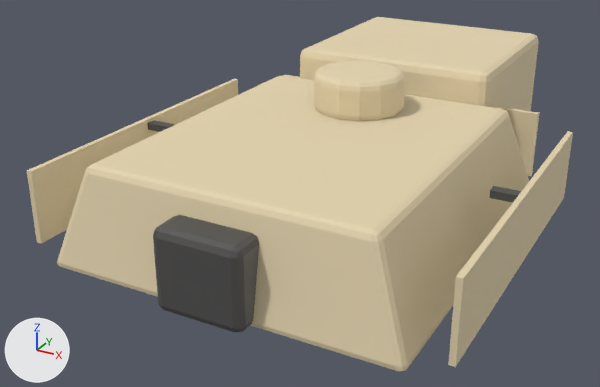
The glTF model public/assets/models/tanks/parts/medium_turret_angular.glb, before and after one commit.
Camera for both pictures: a 50 mm lens placed at (1.91, -3.67, 2.09), pointed at (-0.22, 0.2, 0.16). The lights are fixed; the arrows at lower left show +X, +Y and +Z. The picture after the commit comes second. Vertices at exactly the same position are counted once.

In view in the first picture: 'cupola', 'gun_mantlet', 'skirt_turret_l', 'skirt_turret_mount_l_trim_dark', 'skirt_turret_mount_r_trim_dark', 'skirt_turret_r', 'skirt_turret_rear', 'turret_bustle', 'turret_shell'.
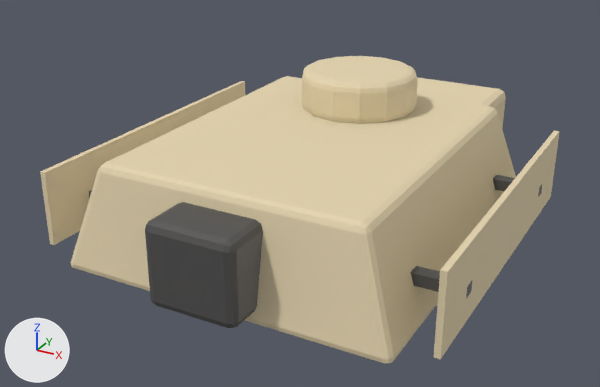
Commit message: feat(medium): tuning pass — user canon + 3 pins (stepped bow, mounted turret skirts)

Boxes [x1, y1, x2, y2] around the edits, measured in the pictures (600 x 387 px):
'turret_shell', rescaled
    before: [57, 76, 529, 371]
    after: [71, 76, 516, 363]
'turret_bustle', reshaped
    before: [300, 17, 539, 111]
    after: [417, 77, 506, 129]
'skirt_turret_l', moved, rescaled
    before: [448, 131, 573, 367]
    after: [434, 130, 560, 359]
'gun_mantlet', moved
    before: [153, 215, 259, 332]
    after: [145, 202, 263, 328]
'skirt_turret_r', moved, rescaled
    before: [27, 79, 238, 244]
    after: [40, 81, 245, 245]
'cupola', reshaped (27% wider, 11% taller)
    before: [314, 60, 405, 121]
    after: [302, 56, 418, 124]
'skirt_turret_rear', deleted
    before: [283, 75, 540, 176]
'skirt_turret_mount_l0_trim_dark', added
    after: [410, 266, 472, 299]
'skirt_turret_mount_l_trim_dark', deleted
    before: [489, 186, 521, 203]
'skirt_turret_mount_l1_trim_dark', added
    after: [493, 175, 542, 196]
'skirt_turret_mount_r_trim_dark', deleted
    before: [148, 120, 174, 132]
'skirt_turret_mount_r0_trim_dark', added (mostly hidden)
    after: [89, 190, 92, 198]

The edits, one by one:
me_turret_shell is used by ob_turret_shell; location (0.0, 0.0, 0.0).
me_turret_shell had 56 vertices, 108 faces and spanned x -0.94..0.94, y -1.04..1.0, z 0.08..0.63.
me_turret_shell now has 56 vertices, 108 faces and spans x -0.87..0.87, y -1.02..0.98, z 0.08..0.64.
me_turret_shell part 1: the whole mesh is scaled about the mesh origin by (0.922, 0.976, 1.02).
me_skirt_turret_r is used by ob_skirt_turret_r; location (0.0, 0.0, 0.0).
me_skirt_turret_r had 8 vertices, 12 faces and spanned x -1.12..-1.1, y -0.96..0.92, z 0.14..0.54.
me_skirt_turret_r now has 8 vertices, 12 faces and spans x -1.05..-1.02, y -0.94..0.9, z 0.14..0.54.
me_skirt_turret_r part 2: the whole mesh is scaled about its middle by (1, 0.978, 1), then moved by (0.07, 0.0, 0.0).
me_skirt_turret_l is used by ob_skirt_turret_l; location (0.0, 0.0, 0.0).
me_skirt_turret_l had 8 vertices, 12 faces and spanned x 1.1..1.12, y -0.96..0.92, z 0.14..0.54.
me_skirt_turret_l now has 8 vertices, 12 faces and spans x 1.02..1.05, y -0.94..0.9, z 0.14..0.54.
me_skirt_turret_l part 3: the whole mesh is scaled about its middle by (1, 0.978, 1), then moved by (-0.07, 0.0, 0.0).
me_turret_bustle is used by ob_turret_bustle; location (0.0, 0.0, 0.0).
me_turret_bustle had 56 vertices, 108 faces and spanned x -0.625..0.625, y 0.9..2.1, z 0.12..0.81.
me_turret_bustle now has 56 vertices, 108 faces and spans x -0.575..0.575, y 0.73..1.57, z 0.12..0.55.
me_turret_bustle part 4: 56 of 56 vertices moved; they spanned x -0.625..0.625, y 0.9..2.1, z 0.12..0.81 and now span x -0.575..0.575, y 0.73..1.57, z 0.12..0.55; mean shift (0.0, -0.35, -0.13).
me_cupola is used by ob_cupola; location (0.0, 0.0, 0.0).
me_cupola had 112 vertices, 220 faces and spanned x -0.253..0.253, y 0.24..0.76, z 0.61..0.85.
me_cupola now has 112 vertices, 220 faces and spans x -0.322..0.322, y 0.17..0.83, z 0.62..0.86.
me_cupola part 5: 112 of 112 vertices moved; they spanned x -0.253..0.253, y 0.24..0.76, z 0.61..0.85 and now span x -0.322..0.322, y 0.17..0.83, z 0.62..0.86; mean shift (0.0, 0.0, 0.01).
me_gun_mantlet is used by ob_gun_mantlet; location (0.0, 0.0, 0.0).
me_gun_mantlet had 56 vertices, 108 faces and spanned x -0.23..0.23, y -1.14..-0.84, z 0.09..0.51.
me_gun_mantlet now has 56 vertices, 108 faces and spans x -0.23..0.23, y -1.19..-0.89, z 0.14..0.56.
me_gun_mantlet part 6: the whole mesh is moved by (0.0, -0.05, 0.05).
Mesh me_skirt_turret_mount_l1_trim_dark is new.
It is a box spanning x 0.675..1.055, y 0.547..0.617, z 0.27..0.33.
It uses material mat_gear_dark (dark grey #595857).
Mesh me_skirt_turret_mount_l0_trim_dark is new.
It is a box spanning x 0.675..1.055, y -0.657..-0.587, z 0.27..0.33.
It uses material mat_gear_dark (dark grey #595857).
Mesh me_skirt_turret_mount_r0_trim_dark is new.
It is a box spanning x -1.055..-0.675, y -0.657..-0.587, z 0.27..0.33.
It uses material mat_gear_dark (dark grey #595857).
Object 'skirt_turret_rear' (ob_skirt_turret_rear) is deleted.
Object 'skirt_turret_mount_r_trim_dark' (ob_skirt_turret_mount_r_trim_dark) is deleted.
Object 'skirt_turret_mount_l_trim_dark' (ob_skirt_turret_mount_l_trim_dark) is deleted.
Object 'skirt_turret_mount_l1_trim_dark' (ob_skirt_turret_mount_l1_trim_dark) is new; it shows me_skirt_turret_mount_l1_trim_dark.
Its location is (0.0, 0.0, 0.0).
Object 'skirt_turret_mount_l0_trim_dark' (ob_skirt_turret_mount_l0_trim_dark) is new; it shows me_skirt_turret_mount_l0_trim_dark.
Its location is (0.0, 0.0, 0.0).
Object 'skirt_turret_mount_r0_trim_dark' (ob_skirt_turret_mount_r0_trim_dark) is new; it shows me_skirt_turret_mount_r0_trim_dark.
Its location is (0.0, 0.0, 0.0).
